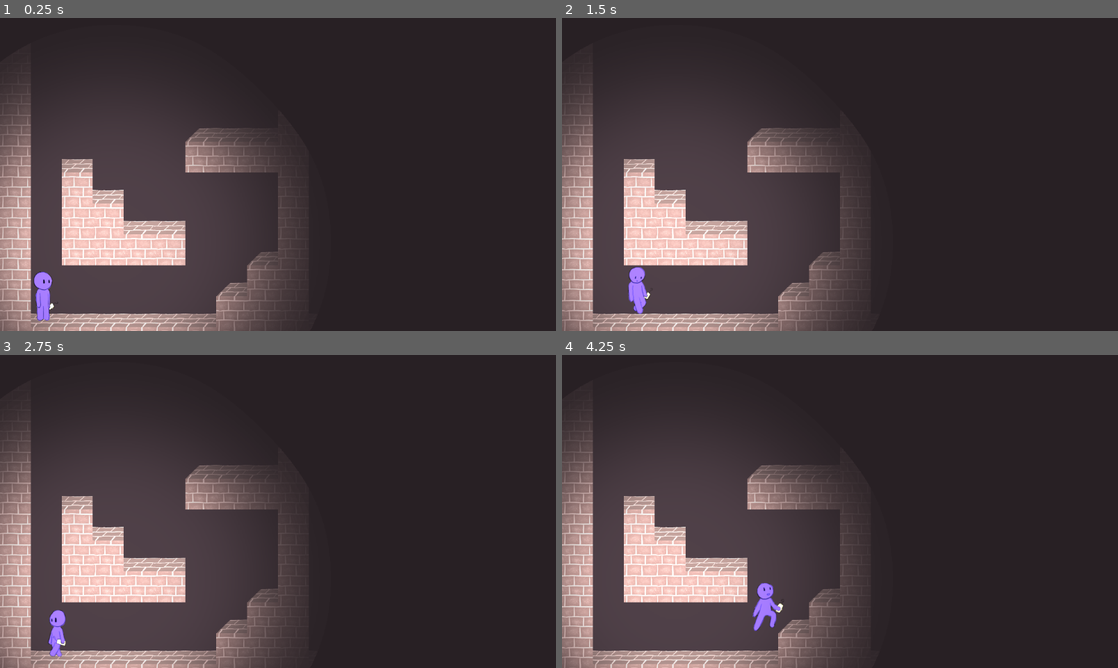
Above: before the commit, frames 1-4 (two rows, left to right).
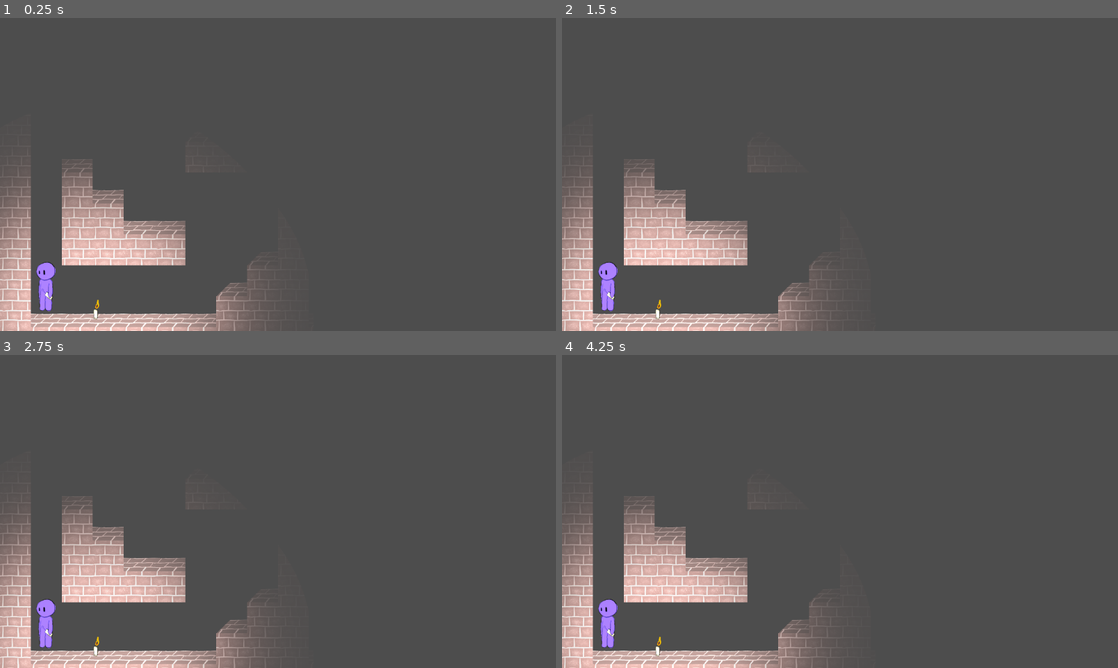
Above: after the commit, the same moments.

Repository: isaacwkm/csgd-capstone-project
Game: Godot game, scene res://scenes/world.tscn
Two runs of this game, one before a commit and one after it. Both use one fixed random seed, a clock stepped at 60 frames per second and the inputs below.
Inputs:
- Up to frame 1 (0.25 s): no input
- Up to frame 2 (1.5 s): tap Enter (ui_accept) at 0.5, 0.77, 0.8, 1.07, 1.35 s; hold E 0.53-1.28 s; hold D from 0.53 s (still down)
- Up to frame 3 (2.75 s): tap Enter (ui_accept) at 1.52, 1.82, 2.3 s; tap E at 1.55 s; release D at 2.03 s; hold A from 2.03 s (still down); hold E from 2.03 s (still down)
- Up to frame 4 (4.25 s): release A at 2.78 s; release E at 2.78 s; hold D from 2.78 s (still down); tap E at 2.85 s; tap Enter (ui_accept) at 3.02, 3.32, 3.6, 3.77, 4.07 s

The runs differ from the first frame. In frame 1, 76% of the frame differs, in the area x 0-100%, y 0-100%; in frame 2, 76%; in frame 3, 76%; in frame 4, 76%.
Error after the commit: Parse Error: Class "PlayerCharacter" hides a global script class. (res://objects/player_character.gd:1)

Commit message:
added candle

Diff:
--- /dev/null
+++ b/objects/candle.gd
@@ -0,0 +1,18 @@
+extends Node2D
+
+var picked = false
+
+# Called when the node enters the scene tree for the first time.
+func _ready() -> void:
+	pass # Replace with function body.
+
+# Called every frame. 'delta' is the elapsed time since the previous frame.
+func _physics_process(delta: float) -> void:
+	if picked:
+		self.position = get_node("../PlayerCharacter/Marker2D").global_position
+
+func _input(event: InputEvent) -> void:
+	if(Input.is_key_pressed(KEY_E)):
+		if get_node("../PlayerCharacter").canPick == true:
+			picked = true
+			get_node("../PlayerCharacter").canPick = false
--- /dev/null
+++ b/objects/candle.tscn
@@ -0,0 +1,47 @@
+[gd_scene load_steps=7 format=3 uid="uid://cdv7xd3dh42d0"]
+
+[ext_resource type="Texture2D" uid="uid://c10ag7q27cfy6" path="res://textures/player_character_placeholder/player_character_placeholder_candle_8.tres" id="1_lduu1"]
+[ext_resource type="Script" path="res://objects/candle.gd" id="1_r3eed"]
+[ext_resource type="Texture2D" uid="uid://c3338cj6v4v6v" path="res://textures/point_light.png" id="3_vf61n"]
+
+[sub_resource type="SpriteFrames" id="SpriteFrames_gdbwp"]
+animations = [{
+"frames": [{
+"duration": 1.0,
+"texture": ExtResource("1_lduu1")
+}],
+"loop": true,
+"name": &"on_ground",
+"speed": 5.0
+}]
+
+[sub_resource type="RectangleShape2D" id="RectangleShape2D_xsagg"]
+size = Vector2(20, 42)
+
+[sub_resource type="RectangleShape2D" id="RectangleShape2D_yawxj"]
+size = Vector2(20, 42)
+
+[node name="Node2D" type="Node2D"]
+script = ExtResource("1_r3eed")
+
+[node name="RigidBody2D" type="RigidBody2D" parent="."]
+collision_layer = 4
+collision_mask = 4
+
+[node name="AnimatedSprite2D" type="AnimatedSprite2D" parent="RigidBody2D"]
+position = Vector2(0, -21)
+sprite_frames = SubResource("SpriteFrames_gdbwp")
+animation = &"on_ground"
+
+[node name="CollisionShape2D" type="CollisionShape2D" parent="RigidBody2D"]
+position = Vector2(0, -21)
+shape = SubResource("RectangleShape2D_xsagg")
+
+[node name="Area2D" type="Area2D" parent="RigidBody2D"]
+
+[node name="CollisionShape2D" type="CollisionShape2D" parent="RigidBody2D/Area2D"]
+position = Vector2(0, -21)
+shape = SubResource("RectangleShape2D_yawxj")
+
+[node name="PointLight2D" type="PointLight2D" parent="RigidBody2D"]
+texture = ExtResource("3_vf61n")
--- /dev/null
+++ b/objects/player_character.gd
@@ -0,0 +1,68 @@
+class_name PlayerCharacter
+extends CharacterBody2D
+
+@onready var _animated_sprite = $AnimatedSprite2D
+
+const SPEED = 300.0
+const JUMP_VELOCITY = -400.0
+const GRAVITY = 980.0  # Define gravity here
+
+var hasCandle = true
+var current_animation = ""  # Track the current animation
+var facingRight = true
+var canPick = true
+
+func _physics_process(delta):
+	# Handle jump
+	if Input.is_action_just_pressed("ui_accept") and is_on_floor():
+		velocity.y = JUMP_VELOCITY
+
+	# Get the input direction and handle movement
+	var direction = 0
+	if Input.is_key_pressed(KEY_A):
+		direction -= 1
+		facingRight = false
+		update_animation("walk_left" if hasCandle else "walk_left_no_candle")
+	elif Input.is_key_pressed(KEY_D):
+		direction += 1
+		facingRight = true
+		update_animation("walk_right" if hasCandle else "walk_right_no_candle")
+
+	# Set velocity based on direction
+	velocity.x = direction * SPEED
+	if direction == 0:
+		velocity.x = move_toward(velocity.x, 0, SPEED)
+
+	# Add gravity
+	if not is_on_floor():
+		velocity.y += GRAVITY * delta
+
+	# Handle jump/fall animations if in the air
+	if not is_on_floor():
+		if facingRight:  # Moving right
+			if velocity.y < 0:  # Ascending
+				update_animation("jump_right" if hasCandle else "jump_right_no_candle")
+			elif velocity.y > 0:  # Descending
+				update_animation("fall_right" if hasCandle else "fall_right_no_candle")
+		else:  # Moving left
+			if velocity.y < 0:  # Ascending
+				update_animation("jump_left" if hasCandle else "jump_left_no_candle")
+			elif velocity.y > 0:  # Descending
+				update_animation("fall_left" if hasCandle else "fall_left_no_candle")
+
+	# Stop animation when velocity is zero
+	if velocity.x == 0 and velocity.y == 0:
+		if facingRight:
+			update_animation("stand_right" if hasCandle else "stand_right_no_candle")
+		else:
+			update_animation("stand_left" if hasCandle else "stand_left_no_candle")
+		_animated_sprite.stop()
+		current_animation = ""
+
+	move_and_slide()
+
+# Function to play animation only if it has changed
+func update_animation(animation_name):
+	if current_animation != animation_name:
+		_animated_sprite.play(animation_name)
+		current_animation = animation_name
--- a/objects/player_character.tscn
+++ b/objects/player_character.tscn
@@ -1,6 +1,6 @@
 [gd_scene load_steps=4 format=3 uid="uid://cci2vignjb6u4"]
 
-[ext_resource type="Script" path="res://scripts/player_character.gd" id="1_hytix"]
+[ext_resource type="Script" path="res://objects/player_character.gd" id="1_hytix"]
 [ext_resource type="SpriteFrames" uid="uid://dgysm1sfxmdaf" path="res://textures/player_character_placeholder/player_character_placeholder.tres" id="1_lipw5"]
 
 [sub_resource type="RectangleShape2D" id="RectangleShape2D_v2bua"]
@@ -17,3 +17,6 @@
 [node name="CollisionShape2D" type="CollisionShape2D" parent="."]
 position = Vector2(0, -48)
 shape = SubResource("RectangleShape2D_v2bua")
+
+[node name="Marker2D" type="Marker2D" parent="."]
+position = Vector2(0, -48)
--- /dev/null
+++ b/objects/screen_overlay.gd
@@ -0,0 +1,7 @@
+class_name ScreenOverlay
+extends Node2D
+
+@export var color: Color
+
+func _draw():
+	draw_rect(get_viewport_rect(), color)
--- a/project.godot
+++ b/project.godot
@@ -18,8 +18,3 @@
 [display]
 
 window/stretch/mode="viewport"
-
-[layer_names]
-
-2d_physics/layer_1="Normal"
-2d_physics/layer_2="ExclusiveCollisionArea"
--- a/scenes/world.tscn
+++ b/scenes/world.tscn
@@ -3,15 +3,14 @@
 [ext_resource type="PackedScene" uid="uid://cci2vignjb6u4" path="res://objects/player_character.tscn" id="1_grg2j"]
 [ext_resource type="Material" uid="uid://bweju42buun6p" path="res://shaders/only_visible_in_light.tres" id="1_h8m8k"]
 [ext_resource type="TileSet" uid="uid://dg1io4ume71hh" path="res://textures/tileset/tileset.tres" id="2_13mpi"]
-[ext_resource type="Script" path="res://scripts/screen_overlay.gd" id="2_h6ad5"]
-[ext_resource type="PackedScene" uid="uid://du4aw7x0lt5a7" path="res://objects/collision_enabling_light.tscn" id="5_5dqrt"]
+[ext_resource type="Script" path="res://objects/screen_overlay.gd" id="2_h6ad5"]
+[ext_resource type="PackedScene" uid="uid://cdv7xd3dh42d0" path="res://objects/candle.tscn" id="6_of56d"]
 
 [node name="World" type="Node2D"]
 material = ExtResource("1_h8m8k")
 
 [node name="DirectionalLight2D" type="DirectionalLight2D" parent="."]
 editor_only = true
-energy = 0.25
 
 [node name="ScreenOverlay" type="Node2D" parent="."]
 script = ExtResource("2_h6ad5")
@@ -22,10 +21,8 @@
 tile_map_data = PackedByteArray("AAAAAAoAAAAAAAEAAAABAAoAAAAAAAEAAAACAAoAAAAAAAEAAAADAAoAAAAAAAEAAAAEAAoAAAAAAAEAAAAFAA …(1344 unchanged characters)…
 tile_set = ExtResource("2_13mpi")
 
+[node name="Candle" parent="." instance=ExtResource("6_of56d")]
+position = Vector2(200, 604)
+
 [node name="PlayerCharacter" parent="." instance=ExtResource("1_grg2j")]
 position = Vector2(95, 604)
-collision_layer = 2
-collision_mask = 2
-
-[node name="CollisionEnablingLight" parent="." instance=ExtResource("5_5dqrt")]
-position = Vector2(236, 464)
--- a/textures/tileset/tileset.tres
+++ b/textures/tileset/tileset.tres
@@ -14,5 +14,6 @@
 
 [resource]
 tile_size = Vector2i(64, 64)
-physics_layer_0/collision_layer = 1
+physics_layer_0/collision_layer = 5
+physics_layer_0/collision_mask = 5
 sources/0 = SubResource("TileSetAtlasSource_ohykd")
